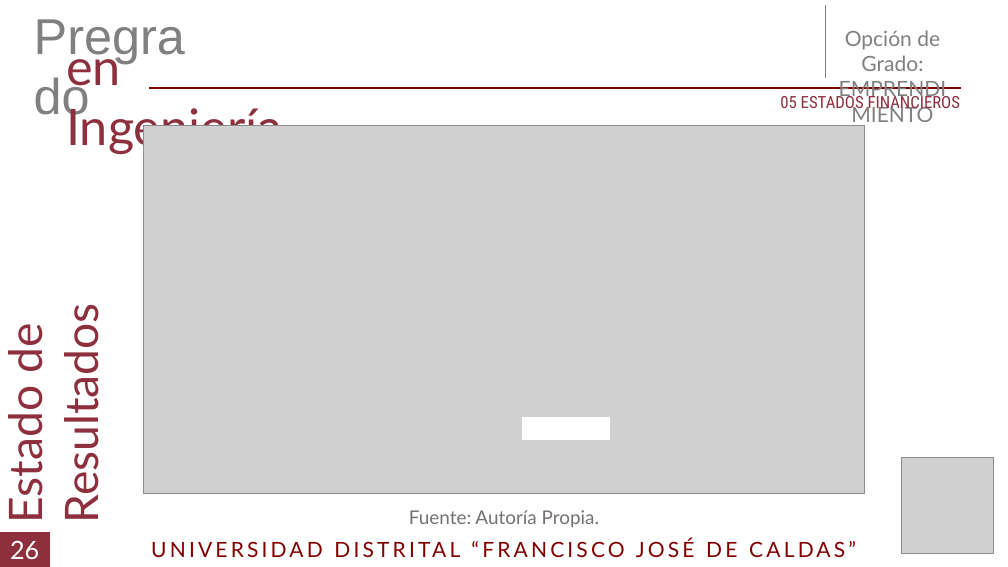
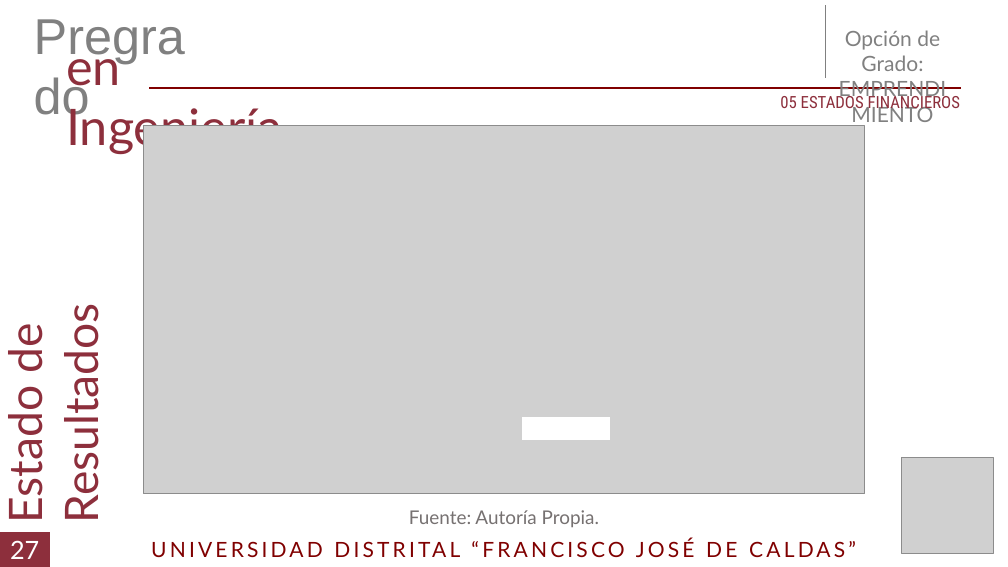
Before and after one commit to DLRin/anteproyecto, a slide deck: slide 28 of Presentacion/Presentacion.pptx (slide 27 before the commit). Drawn at 1008x567 pixels with LibreOffice and Linux fonts; fonts in the diff are those of the drawing; grey boxes stand for pictures. Boxes give left, top, right and bottom in pixels: in the first picture for what was removed or moved away, otherwise in the second. Text is boxed around its words. In the diff, an @@ line names an element or a change of style, - is before the commit and + after.

```diff
--- a/Presentacion/Presentacion.pptx
+++ b/Presentacion/Presentacion.pptx
@@ text in rectangle at [10,540,39,559]: text changed @@
-26
+27
```
Also in this commit, not shown: 21 other slides changed, 2 slides added, 24 other files.
